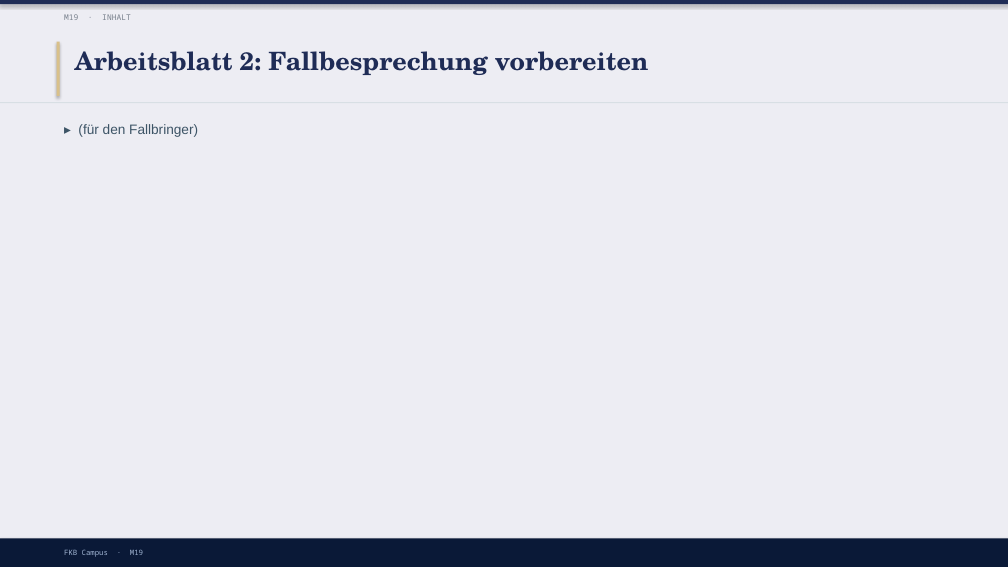
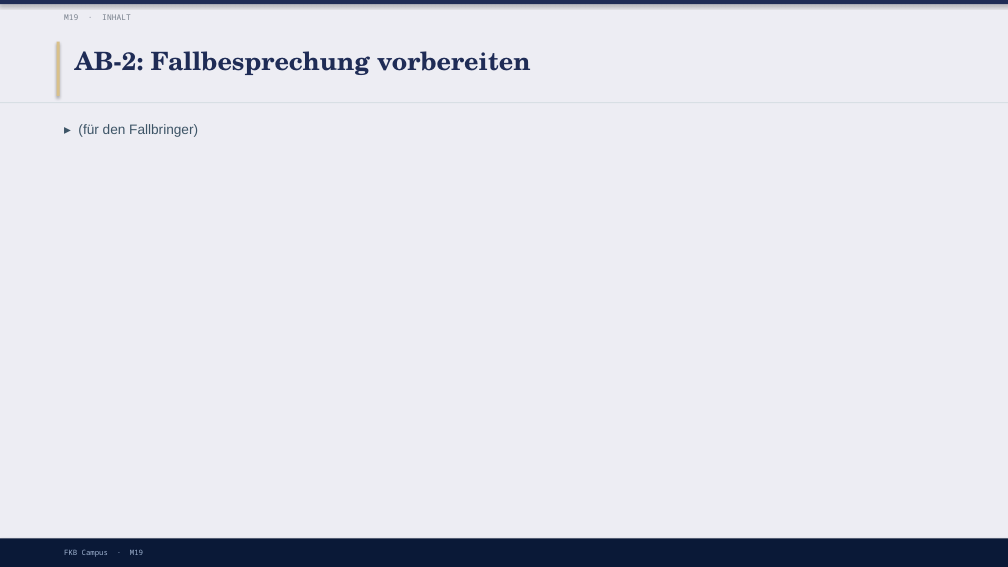
Before and after one commit to ck5rqc47pr-byte/firmenkundenakademie-online, a slide deck: slide 14 of protected-downloads/praesentation/M19.pptx. Drawn at 1008x567 pixels with LibreOffice and Linux fonts; fonts in the diff are those of the drawing. Boxes give left, top, right and bottom in pixels: in the first picture for what was removed or moved away, otherwise in the second. Text is boxed around its words. In the diff, an @@ line names an element or a change of style, - is before the commit and + after.

```diff
--- a/protected-downloads/praesentation/M19.pptx
+++ b/protected-downloads/praesentation/M19.pptx
@@ text at <box>75,51,531,75</box>: text changed @@
-Arbeitsblatt 2: Fallbesprechung vorbereiten
+AB-2: Fallbesprechung vorbereiten
```
Also in this commit, not shown: 2 other slides changed, 57 other files.
